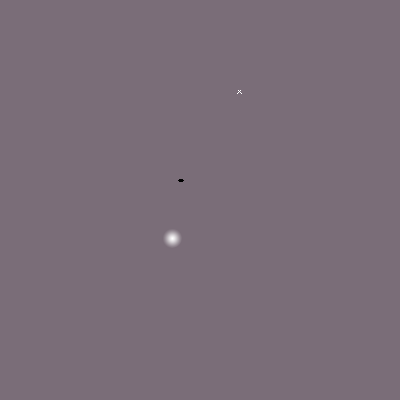
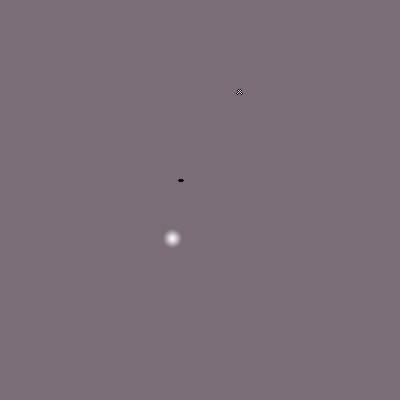
The second (400, 400) image is a revision of the first. Changes to its layers:
painted on "MoveDestinationMark.png" over [236, 89, 243, 95]
